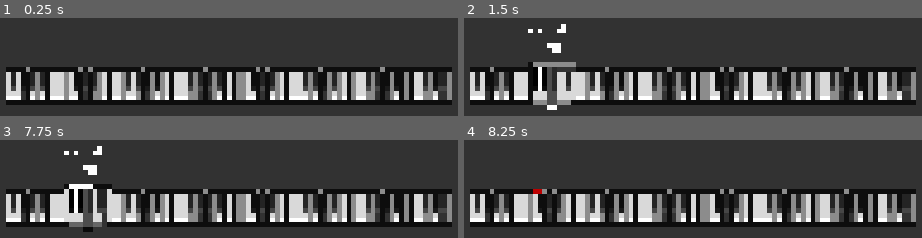
Above: before the commit, frames 1-4 (two rows, left to right).
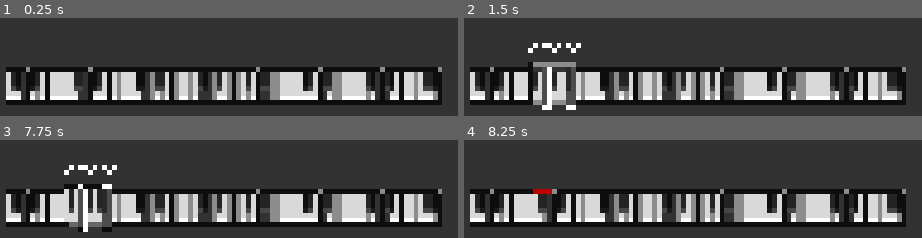
Above: after the commit, the same moments.

Repository: TobyD02/piano-roguelike
Game: Godot game, scene res://Scenes/TestLevels/test_level.tscn
Same seed, same stepped clock (60 frames per second), same inputs: the game is played once before the commit and once after it.
Inputs (mouse positions are in pixels of both pictures, inside the frame that each line leads up to):
- Up to frame 1 (0.25 s): no input
- Up to frame 2 (1.5 s): tap Enter at 0.5 s; move the mouse to (876, 20) at 0.52 s; tap Space at 1.25 s; move the mouse to (537, 65) at 1.27 s
- Up to frame 3 (7.75 s): tap Enter at 2, 3.5 s; move the mouse to (outside the picture) at 2.02 s; tap Space at 2.75, 4.25 s; move the mouse to (outside the picture) at 2.77 s; move the mouse to (outside the picture) at 3.52 s; move the mouse to (outside the picture) at 4.27 s; move the mouse to (274, 165) at 5.02 s; move the mouse to (outside the picture) at 5.77 s; move the mouse to (412, 142) at 6.52 s; move the mouse to (73, 187) at 7.27 s
- Up to frame 4 (8.25 s): move the mouse to (outside the picture) at 8.02 s

The runs differ from the first frame. In frame 1, 11% of the frame differs, in the area x 3-99%, y 50-89%; in frame 2, 13%; in frame 3, 14%, in the area x 3-99%, y 6-94%; in frame 4, 11%.

Commit message:
Updated harmonic analysis

Diff:
--- a/Scenes/Card/card.gd
+++ b/Scenes/Card/card.gd
@@ -32,10 +32,16 @@
 	var notes = Note.NoteEnum.values()
 	var cols = Note.NoteColorEnum.values()
 
+	 #Select 3 notes (spaced) and then potentially add extensions?
 
 	for i in 4:
 		var pressed_note: Note.NoteEnum = notes[randi_range(0, len(notes) - 1)]
 		set_card_note(pressed_note, true)
+	#set_card_note(Note.NoteEnum.NOTE_G, true)
+	#set_card_note(Note.NoteEnum.NOTE_A_SHARP, true)
+	#set_card_note(Note.NoteEnum.NOTE_C_SHARP, true)
+	#set_card_note(Note.NoteEnum.NOTE_E, true)
+
 
 func set_card_note(_note: Note.NoteEnum, _is_pressed: bool):
 	var col = Note.NoteColorEnum.GRAY if not _is_pressed else Note.NoteColorEnum.WHITE
--- a/Scenes/Globals/HarmonicAnalysis.gd
+++ b/Scenes/Globals/HarmonicAnalysis.gd
@@ -1,71 +1,166 @@
 extends Node
 
+class ChordPattern:
+	const REQUIRED_SCORE = 5
+	const OPTIONAL_SCORE = 2
+
+	var chord_name: String
+	var required_notes: Array[int]
+	var optional_notes: Array[int]
+	var missing_notes: Array[int]
+	var extra_notes: Array[int]
+
+	func _init(
+			_name: String,
+			_required: Array[int],
+			_optional: Array[int] = [],
+		):
+		required_notes = _required
+		optional_notes = _optional
+		chord_name = _name
+
+	func score(_intervals: Array[int]) -> int:
+		missing_notes.clear()
+		extra_notes.clear()
+
+		var score = 0
+		for note in required_notes:
+			if _intervals.has(note):
+				score += REQUIRED_SCORE
+			else:
+				missing_notes.append(note)
+
+		for note in optional_notes:
+			if _intervals.has(note):
+				score += OPTIONAL_SCORE
+
+		for note in _intervals:
+			if (note not in required_notes) and (note not in optional_notes):
+				extra_notes.append(note)
+
+		return score
+
+	func get_name(root_note: String) -> String:
+		var _name = root_note + chord_name
+		_name = _name_extras(_name)
+		_name = _name_missing(_name)
+
+		return _name
+
+	func _name_missing(_name: String) -> String:
+		var _ommitted = []
+
+		for note in missing_notes:
+			if note == 4:
+				_ommitted.append("no3")
+			if note == 7:
+				_ommitted.append("no5")
+
+		if _ommitted.size() > 0:
+			_name += "("+ ",".join(_ommitted) + ")"
+
+		return _name
+
+	func _name_extras(_name: String) -> String:
+		if extra_notes.size() == 0:
+			return _name
+
+		var has_seven = (extra_notes.has(10) or extra_notes.has(11))
+		var has_nine = (extra_notes.has(1) or extra_notes.has(2) or extra_notes.has(3))
+		var has_eleven = (extra_notes.has(5) or extra_notes.has(6))
+		var has_thirteen = (extra_notes.has(8) or extra_notes.has(9))
+
+		if has_seven and not has_nine:
+			if extra_notes.has(10):
+				if _name.find("maj") > -1:
+					_name = _name.replace("maj", "")
+				_name += "7"
+
+			if extra_notes.has(11):
+				if _name.find("maj") == -1:
+					_name += "maj"
+				_name += "7"
+
+		if has_thirteen:
+			if not has_eleven:
+				if extra_notes.has(8):
+					_name += "(add♭6)"
+				elif (has_nine or has_seven):
+					_name += "add13"
+				else:
+					_name += "add6"
+
+
+		return _name
+
+
 class Chord:
-	const chord_lookup: Dictionary = {
+	# These are in order of priority - i.e. before maj is moved on from, each inversion is checked
+	var chord_lookup: Array = [
 		# Triads
-		[0, 4, 7]: "maj",
-		[0, 3, 7]: "min",
-		[0, 3, 6]: "dim",
-		[0, 4, 8]: "aug",
-
-		# Suspended
-		[0, 2, 7]: "sus2",
-		[0, 5, 7]: "sus4",
-
-		# Sixth chords
-		[0, 4, 7, 9]: "6",
-		[0, 3, 7, 9]: "m6",
-
-		# Seventh chords
-		[0, 4, 7, 10]: "7",
-		[0, 4, 7, 11]: "maj7",
-		[0, 3, 7, 10]: "m7",
-		[0, 3, 6, 10]: "m7b5",
-		[0, 3, 6, 9]: "dim7",
-
-		# Added tone chords
-		[0, 2, 4, 7]: "add9",
-		[0, 3, 7, 14]: "madd9",
-		[0, 4, 7, 14]: "add9",
-		[0, 4, 7, 11, 14]: "maj9",
-		[0, 3, 7, 10, 14]: "m9",
-
-		# Ninth chords
-		[0, 4, 7, 10, 14]: "9",
-		[0, 4, 8, 10, 14]: "7#5",
-		[0, 3, 6, 10, 14]: "m9b5",
-
-		# Eleventh chords
-		[0, 4, 7, 10, 14, 17]: "11",
-		[0, 3, 7, 10, 14, 17]: "m11",
-		[0, 4, 7, 11, 14, 17]: "maj11",
-
-		# Thirteenth chords
-		[0, 4, 7, 10, 14, 17, 21]: "13",
-		[0, 4, 7, 11, 14, 17, 21]: "maj13",
-		[0, 3, 7, 10, 14, 17, 21]: "m13",
-
-		# Altered dominants
-		[0, 4, 7, 10, 13]: "7b9",
-		[0, 4, 7, 10, 15]: "7#9",
-		[0, 4, 7, 10, 16]: "7#11",
-		[0, 4, 7, 10, 20]: "7b13",
-		[0, 4, 8, 10]: "7#5",
-
-		# Power chords
-		[0, 7]: "5",
-		[0, 7, 12]: "5"
-	}
+		ChordPattern.new("maj", [0, 4, 7]),
+		ChordPattern.new("min", [0, 3, 7]),
+		ChordPattern.new("dim", [0, 3, 6]),
+		ChordPattern.new("aug", [0, 4, 8]),
+	]
+		#
+		## Suspended
+		#[0, 2, 7]: "sus2",
+		#[0, 5, 7]: "sus4",
+		#
+		## Sixth chords
+		#[0, 4, 7, 9]: "6",
+		#[0, 3, 7, 9]: "m6",
+		#
+		## Seventh chords
+		#[0, 4, 7, 10]: "7",
+		#[0, 4, 7, 11]: "maj7",
+		#[0, 3, 7, 10]: "m7",
+		#[0, 3, 6, 10]: "m7b5",
+		#[0, 3, 6, 9]: "dim7",
+		#
+		## Added tone chords
+		#[0, 2, 4, 7]: "add9",
+		#[0, 3, 7, 14]: "madd9",
+		#[0, 4, 7, 14]: "add9",
+		#[0, 4, 7, 11, 14]: "maj9",
+		#[0, 3, 7, 10, 14]: "m9",
+		#
+		## Ninth chords
+		#[0, 4, 7, 10, 14]: "9",
+		#[0, 4, 8, 10, 14]: "7#5",
+		#[0, 3, 6, 10, 14]: "m9b5",
+		#
+		## Eleventh chords
+		#[0, 4, 7, 10, 14, 17]: "11",
+		#[0, 3, 7, 10, 14, 17]: "m11",
+		#[0, 4, 7, 11, 14, 17]: "maj11",
+		#
+		## Thirteenth chords
+		#[0, 4, 7, 10, 14, 17, 21]: "13",
+		#[0, 4, 7, 11, 14, 17, 21]: "maj13",
+		#[0, 3, 7, 10, 14, 17, 21]: "m13",
+		#
+		## Altered dominants
+		#[0, 4, 7, 10, 13]: "7b9",
+		#[0, 4, 7, 10, 15]: "7#9",
+		#[0, 4, 7, 10, 16]: "7#11",
+		#[0, 4, 7, 10, 20]: "7b13",
+		#[0, 4, 8, 10]: "7#5",
+		#
+		## Power chords
+		#[0, 7]: "5",
+		#[0, 7, 12]: "5"
+	#}
 
 	var notes: Array[Note.NoteEnum] = []
 	var intervals: Array[Interval] = []
+	var bass: Note.NoteEnum
 	var root: Note.NoteEnum
 
 	func _init(_notes: Array[Note.NoteEnum]) -> void:
 		notes = _notes
-		root = _notes.min()
-
-		_generate_intervals()
+		bass = _notes.min()
 
 	static func from_notes_pressed(notes_pressed: Dictionary[Note.NoteEnum, bool]) -> Chord:
 		var notes: Array[Note.NoteEnum] = []
@@ -75,31 +170,46 @@
 
 		return Chord.new(notes)
 
-	func _generate_intervals():
-		intervals.append(Interval.new(0))
-		var _root = notes.min()
-
-		for i in range(notes.size()):
-			var note = notes[i]
-			if note == _root:
+	func _generate_intervals(inversion: int):
+		intervals = [Interval.new(0)]
+		var _notes = notes
+		_notes.sort()
+		root = _notes[inversion%_notes.size()]
+		for i in range(_notes.size()):
+			var note = _notes[i]
+			if note == root:
 				continue
 
 			var interval = (note - root + 12) % 12
 			intervals.append(Interval.new(interval))
 
 	func get_common_name():
-		return Note.note_enum_to_string[root] + chord_lookup.get(
-			_get_intervals_as_ints(),
-			 ""
-		)
-
-	func _get_intervals_as_ints():
-		var ints = []
+		var chosen = ""
+		var best_score = 0
+
+		for chord in chord_lookup:
+			for inversion in notes.size():
+				_generate_intervals(inversion)
+				var intervals = _get_intervals_as_ints()
+				intervals.sort()
+				for pattern in chord_lookup:
+					var score = pattern.score(intervals)
+					if score > best_score:
+						chosen = pattern.get_name(Note.note_enum_to_string[root])
+						best_score = score
+						print("New Best: " + chosen + " | SCORE: " + str(score))
+				#if chord_lookup.get(intervals) != null:
+					#return Note.note_enum_to_string[root] + chord_lookup[intervals]
+
+		return chosen
+
+	func _get_intervals_as_ints() -> Array[int]:
+		var ints: Array[int] = []
 		for i in intervals:
 			ints.append(i.semitones)
 
-		print(ints)
 		return ints
+
 class Interval:
 	const names_lookup: Dictionary[int, Array] = {
 		0: ["Perfect Unison"],
--- a/Scenes/HandManager/hand_manager.gd
+++ b/Scenes/HandManager/hand_manager.gd
@@ -8,7 +8,7 @@
 var hand: Array[Card] = []
 
 const CARD_WIDTH = 40
-const HAND_SIZE = 40
+const HAND_SIZE = 20
 const HAND_WIDTH = CARD_WIDTH * 10
 
 func _ready():
Not shown, changed: README.md
